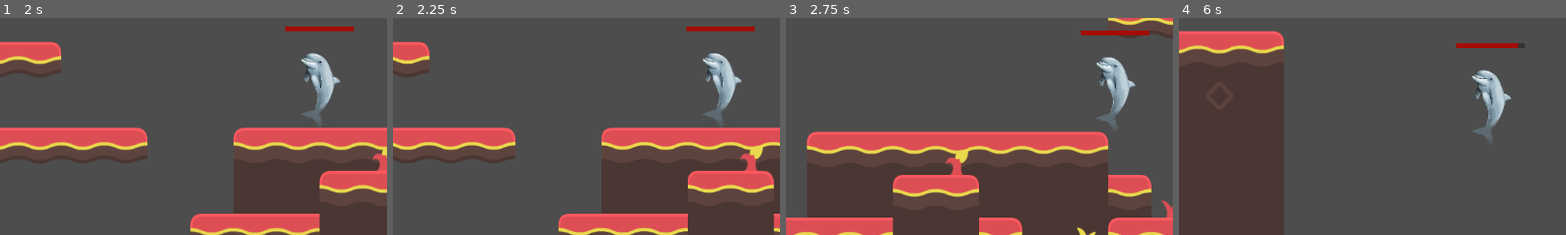
Above: before the commit, frames 1-4 (left to right).
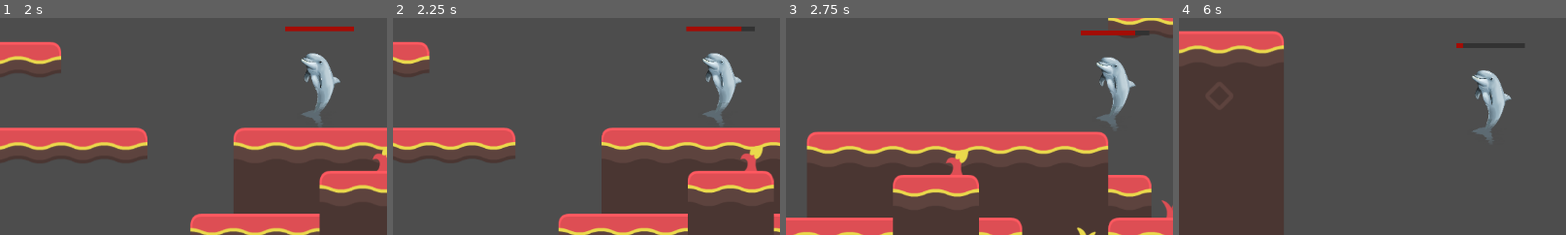
Above: after the commit, the same moments.

Repository: A-vd-E/Eget-spel
Game: Godot game, scene res://scenes/main.tscn
Two runs of this game, one before a commit and one after it. Both use one fixed random seed, a clock stepped at 60 frames per second and the inputs below.
Inputs (mouse positions are % of the whole screen's width and height, from its top left):
- Up to frame 1 (2 s): click (4, 13) at 0.52 s; type "12" at 0.6 s; click "Host" at 1.25 s
- Up to frame 2 (2.25 s): hold D (right) from 2.03 s (still down); tap X (attack) at 2.1 s
- Up to frame 3 (2.75 s): keep holding D (right); tap Space (jump) at 2.27 s; tap C (dash) at 2.3 s
- Up to frame 4 (6 s): tap C (dash) at 2.85, 3.8, 4.35, 5.3 s; tap Space (jump) at 3.02, 4.52, 5.27 s; tap X (attack) at 3.05, 3.6, 4.55, 5.85 s; release D (right) at 3.53 s; hold A (left) 3.53-4.28 s; tap Enter at 4.25 s; hold D (right) 4.28-5.78 s; hold L (decrease_hp) 5.03-5.78 s; hold A (left) from 5.78 s (still down)
The pictures show only the part of the screen within x 9-59%, y 34-84%; the shares and areas given below are measured in that part.

Frame 1 is identical in both runs. In frame 2, less than 0.1% of the frame differs, in the area x 89-94%, y 4-7%; in frame 3, less than 0.1%; in frame 4, 0.3%, in the area x 73-88%, y 11-14%.

Commit message:
Combat system prototype.

Diff:
--- a/scenes/hitbox.tscn
+++ b/scenes/hitbox.tscn
@@ -1,45 +1,6 @@
 [gd_scene format=3 uid="uid://dc7a3k21uhv4r"]
 
-[sub_resource type="GDScript" id="GDScript_x6lip"]
-script/source = "class_name Hitbox
-extends Area2D
-
-@export var attacker_dmg: int
-@export var hitbox_lifetime: float
-
-@onready var collision_shape: CollisionShape2D = $CollisionShape2D
-
-
-func setup(_attacker_dmg: int, _hitbox_lifetime: float) -> void:
-		attacker_dmg = _attacker_dmg
-		hitbox_lifetime = _hitbox_lifetime
-
-		if hitbox_lifetime > 0.0:
-			var timer = get_tree().create_timer(hitbox_lifetime)
-			timer.timeout.connect(queue_free)
-
-
-
-func _ready() -> void:
-	monitorable = false
-	area_entered.connect(_on_area_entered)
-
-	set_collision_layer_value(1, true)
-	set_collision_mask_value(1, true)
-
-func _on_area_entered(area: Area2D) -> void:
-
-	if not multiplayer.is_server():
-		return
-
-	if not area.has_method(\"receive_hit\"):
-		return
-
-
-	area.receive_hit(attacker_dmg)
-
-
-"
+[ext_resource type="Script" uid="uid://uuvfts4xgafh" path="res://scripts/hitbox.gd" id="1_0vdsg"]
 
 [sub_resource type="CircleShape2D" id="CircleShape2D_0vdsg"]
 radius = 67.00746
@@ -50,7 +11,7 @@
 properties/0/replication_mode = 1
 
 [node name="Hitbox" type="Area2D" unique_id=2116740723]
-script = SubResource("GDScript_x6lip")
+script = ExtResource("1_0vdsg")
 
 [node name="CollisionShape2D" type="CollisionShape2D" parent="." unique_id=1484465355]
 shape = SubResource("CircleShape2D_0vdsg")
--- a/scenes/player.tscn
+++ b/scenes/player.tscn
@@ -5,6 +5,7 @@
 [ext_resource type="Script" uid="uid://bfby10rmowabc" path="res://scripts/networking/input_multiplayer.gd" id="2_tuyoq"]
 [ext_resource type="Script" uid="uid://ckfc668g0exx2" path="res://scripts/health.gd" id="3_dqkch"]
 [ext_resource type="Script" uid="uid://1h33nmi68q4j" path="res://scripts/health_bar.gd" id="4_qlg0r"]
+[ext_resource type="Script" uid="uid://cjtnb7uxllscb" path="res://scripts/hurtbox.gd" id="4_tuyoq"]
 [ext_resource type="Script" uid="uid://csf0ypjefua5c" path="res://scripts/attack_ability.gd" id="7_fjrip"]
 
 [sub_resource type="SceneReplicationConfig" id="SceneReplicationConfig_tuyoq"]
@@ -34,20 +35,6 @@
 
 [sub_resource type="RectangleShape2D" id="RectangleShape2D_g2els"]
 size = Vector2(871.4285, 1614.2856)
-
-[sub_resource type="GDScript" id="GDScript_tuyoq"]
-script/source = "extends Node
-
-
-# Called when the node enters the scene tree for the first time.
-func _ready() -> void:
-	pass # Replace with function body.
-
-
-# Called every frame. 'delta' is the elapsed time since the previous frame.
-func _process(delta: float) -> void:
-	pass
-"
 
 [sub_resource type="RectangleShape2D" id="RectangleShape2D_qlg0r"]
 size = Vector2(842.85706, 1614.2856)
@@ -96,7 +83,7 @@
 script = ExtResource("3_dqkch")
 
 [node name="Hurtbox" type="Area2D" parent="HealthComponent" unique_id=1690071242]
-script = SubResource("GDScript_tuyoq")
+script = ExtResource("4_tuyoq")
 
 [node name="HurtboxCollisionShape2D" type="CollisionShape2D" parent="HealthComponent/Hurtbox" unique_id=1133688344]
 position = Vector2(7.1428432, 35.71429)
--- a/scripts/hurtbox.gd
+++ b/scripts/hurtbox.gd
@@ -1,11 +1,15 @@
-extends Node
+class_name Hurtbox extends Area2D
+
+@onready var owner_health: Node2D = get_parent()
+
+func _ready() -> void:
+	monitoring = false
+	monitorable = true
+
+	set_collision_layer_value(1, true)
+	set_collision_mask_value(1, true)
 
 
-# Called when the node enters the scene tree for the first time.
-func _ready() -> void:
-	pass # Replace with function body.
-
-
-# Called every frame. 'delta' is the elapsed time since the previous frame.
-func _process(delta: float) -> void:
-	pass
+func receive_hit(damage: int) -> void:
+	owner_health.take_damage(damage)
+	print(owner_health.get_parent().name + "took damage")
--- a/scripts/networking/input_multiplayer.gd
+++ b/scripts/networking/input_multiplayer.gd
@@ -27,6 +27,8 @@
 	if Input.is_action_just_pressed("dash"):
 		dash.rpc_id(1)
 
+	if Input.is_action_just_pressed("attack"):
+		attck.rpc_id(1)
 
 
 # RPC:s allow the clients to communicate input to the server
@@ -50,7 +52,10 @@
 
 	if multiplayer.is_server():
 		player.do_dash = true
-
+@rpc("call_local", "any_peer")
+func attck():
+	if multiplayer.is_server():
+		player.do_attack = true
 # To avoid "storing" a jump if jump button pressed mid-air
 func _on_jump_buffer_timer_timeout() -> void:
 	if multiplayer.is_server():
--- a/scripts/player_controller.gd
+++ b/scripts/player_controller.gd
@@ -5,7 +5,7 @@
 const DASH_SPEED := 900.0
 
 
-@onready var attack_ability: Node = $AttackComponent
+@onready var attack_component: Node = $AttackComponent
 @onready var input_synchronizer = $InputSynchronizer
 @export var sync_position: Vector2
 @export var sync_velocity: Vector2
@@ -25,7 +25,7 @@
 var direction: int
 var do_jump := false # Tells player to jump, updated in InputSynchronizer
 var do_dash := false # Tells player to dash, updated in InputSynchronizer
-
+var do_attack := false
 var dashing := false # To check if currently dashing
 var can_dash := true # Determines if you can dash, tied to timer
 
@@ -35,7 +35,7 @@
 		#set_multiplayer_authority(name.to_int()) Should be removed
 
 func _ready():
-	add_to_group("players")
+
  	# Only the client player has a camera enabled, so always
 	# follows the playable characther
 	if multiplayer.get_unique_id() == player_id:
@@ -52,6 +52,10 @@
 		_apply_movement_from_input(delta)
 		sync_position = global_position
 		sync_velocity = velocity
+
+		if do_attack:
+			attack_component.attack()
+			do_attack = false
 	else:
 		_apply_network_movement(delta)
 
